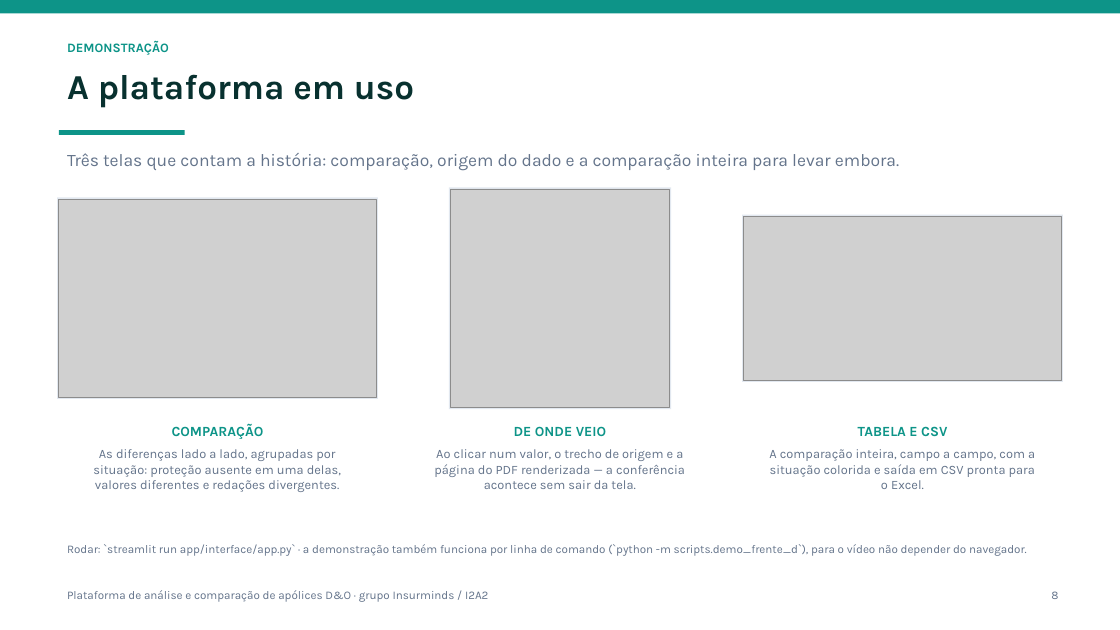
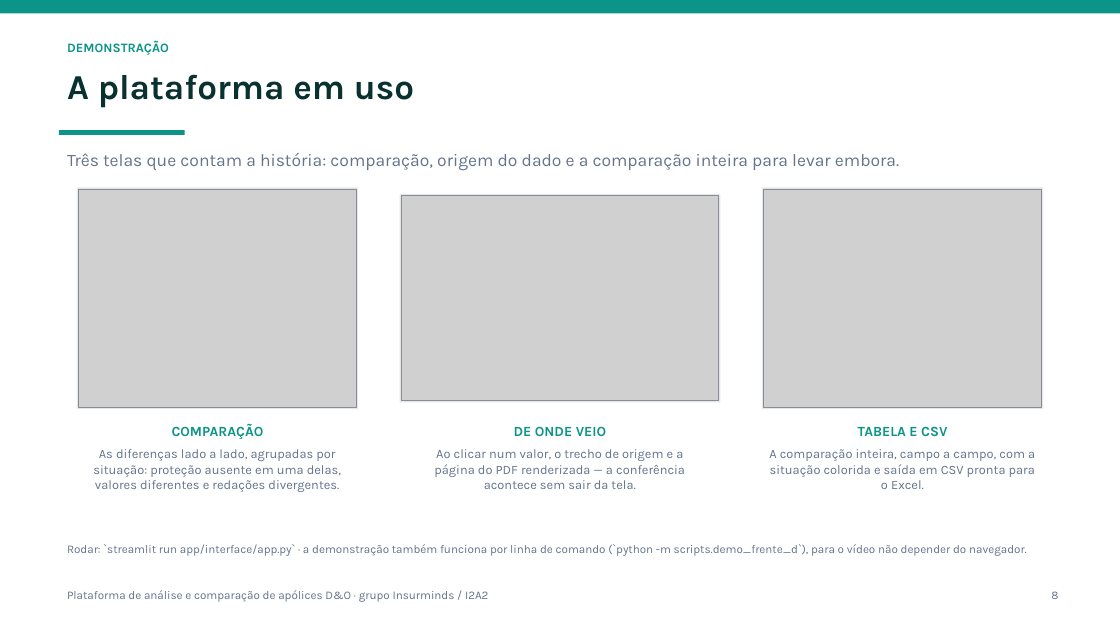
Before and after one commit to DanielRamon10/insurminds-projeto-final, a slide deck: slide 8 of Projeto_Final_Artefatos/InsurMinds_Projeto_Final.pptx. Drawn at 1120x630 pixels with LibreOffice and Linux fonts; fonts in the diff are those of the drawing; grey boxes stand for pictures. Boxes give left, top, right and bottom in pixels: in the first picture for what was removed or moved away, otherwise in the second. Text is boxed around its words. In the diff, an @@ line names an element or a change of style, - is before the commit and + after.

```diff
--- a/Projeto_Final_Artefatos/InsurMinds_Projeto_Final.pptx
+++ b/Projeto_Final_Artefatos/InsurMinds_Projeto_Final.pptx
@@ rectangle: place and size @@
-rectangle at (57,197,378,399)
+rectangle at (76,187,358,409)
@@ picture: place and size @@
-picture at (59,199,376,397)
+picture at (78,189,356,408)
@@ rectangle: place and size @@
-rectangle at (449,187,671,409)
+rectangle at (400,194,721,402)
@@ picture: place and size @@
-picture at (450,189,670,408)
+picture at (402,196,719,401)
@@ rectangle: place and size @@
-rectangle at (743,214,1064,381)
+rectangle at (762,187,1044,409)
@@ picture: place and size @@
-picture at (744,216,1062,380)
+picture at (764,189,1042,408)
```
Also in this commit, not shown: 3 other files.
